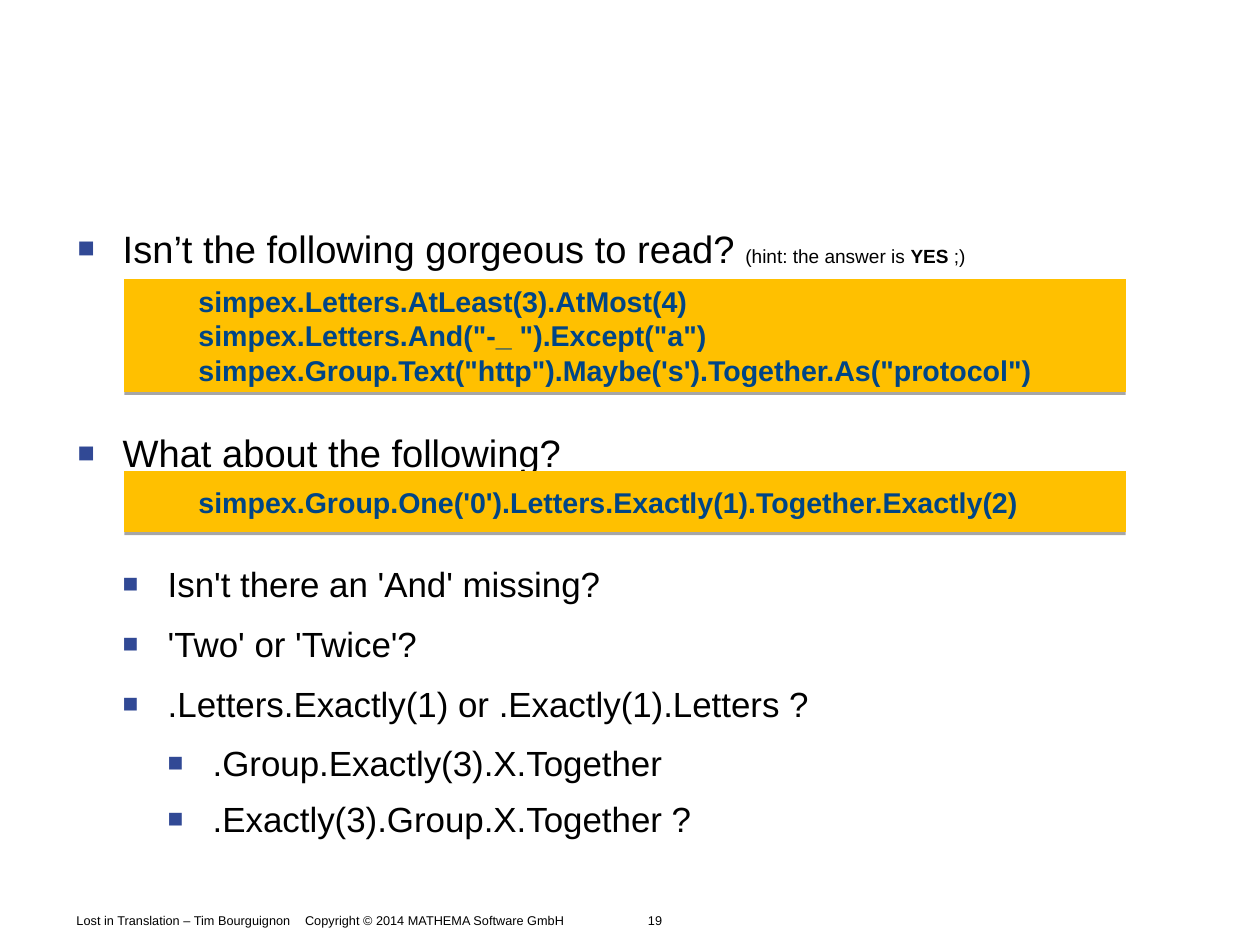
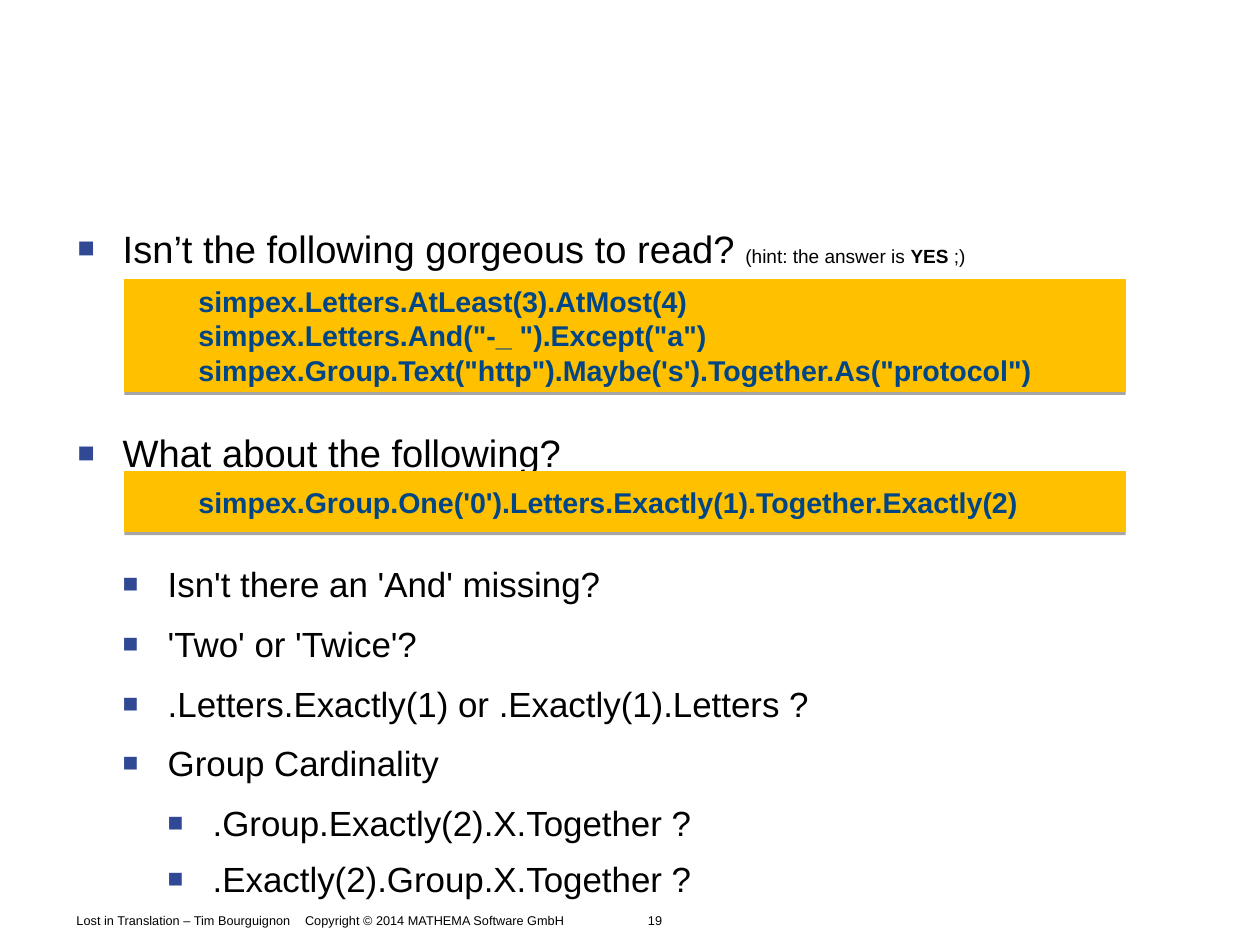
Before and after one commit to Timothep/Talk.LostInTranslation, a slide deck: slide 19 of LostInTranslation.odp. Drawn at 1260x945 pixels with LibreOffice and Linux fonts; fonts in the diff are those of the drawing; background and template pictures are left out. Boxes give left, top, right and bottom in pixels: in the first picture for what was removed or moved away, otherwise in the second. Text is boxed around its words. In the diff, an @@ line names an element or a change of style, - is before the commit and + after.

```diff
--- a/LostInTranslation.odp
+++ b/LostInTranslation.odp
@@ text at [168,750,662,899]: text changed @@
-    ■ .Group.Exactly(3).X.Together
-    ■ .Exactly(3).Group.X.Together ?
+  ■ Group Cardinality
+    ■ .Group.Exactly(2).X.Together ?
+    ■ .Exactly(2).Group.X.Together ?
```
Also in this commit, not shown: 2 other slides changed.
